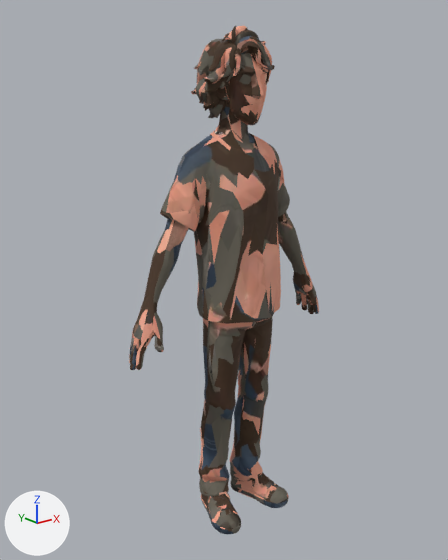
What one commit did to the glTF model public/models/albuquerque/badger.glb.
Both versions are drawn from a camera (50 mm lens) standing at (-1.38, -1.647, 1.617) and looking at (-0.03, 0.04, 0.942). Lighting does not change. The marker at lower left points along +X, +Y and +Z. The picture after the commit comes second. Where no turn or scale is listed for an object, it has been applied to the vertices. Vertices at exactly the same position are counted once.

The older version as bpy lines, for what is in view:
```python
me_mesh_0 = bpy.data.meshes.new('Mesh_0')
me_mesh_0.from_pydata(...)  # 6214 vertices, 12432 faces; spans x -0.44..0.44, y -0.16..0.16, z 0.0..1.8
me_mesh_0.materials.append(mat_material_0)  # picture img_image_0
ob_char1 = bpy.data.objects.new('char1', me_mesh_0)
ob_char1.location = (0.0, 0.0, 0.0)
```
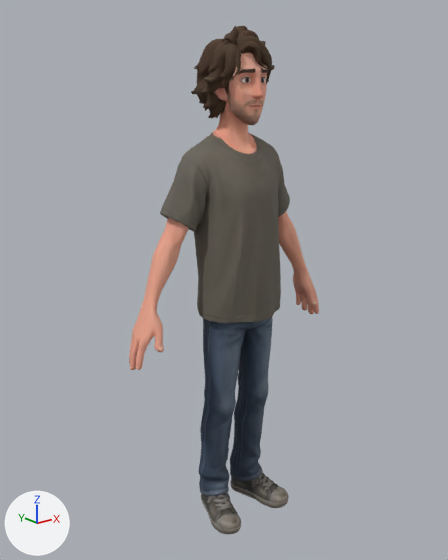
Boxes [x1, y1, x2, y2] around the edits, measured in the pictures (448 x 560 px; the box of a moved part takes in the faces that stretch with it):
```json
{"part": 1, "of": "me_mesh_0", "change": "moved or reshaped", "before": [154, 26, 319, 352], "after": [154, 26, 319, 352]}
{"part": 2, "of": "me_mesh_0", "change": "surface changed", "before": [129, 26, 317, 535], "after": [129, 26, 317, 535]}
```

Scene script edits in JSON lines:
```json
{"block": "me_mesh_0", "where": "me_mesh_0.from_pydata(...)  # 6214 vertices, 12432 faces; spans x -0.44..0.44, y -0.16..0.16, z 0.0..1.8"}
{"block": "me_mesh_0", "where": "# used by ob_char1; location = (0.0, 0.0, 0.0)"}
{"block": "me_mesh_0", "change": "me_mesh_0 part 1: 262 vertices moved within x -0.42..0.43, y -0.12..0.15, z 0.71..1.79"}
{"block": "me_mesh_0", "change": "me_mesh_0 part 2: 9590 kept faces spanning x -0.44..0.44, y -0.16..0.16, z 0.0..1.8 get new texture (UV) coordinates"}
```
